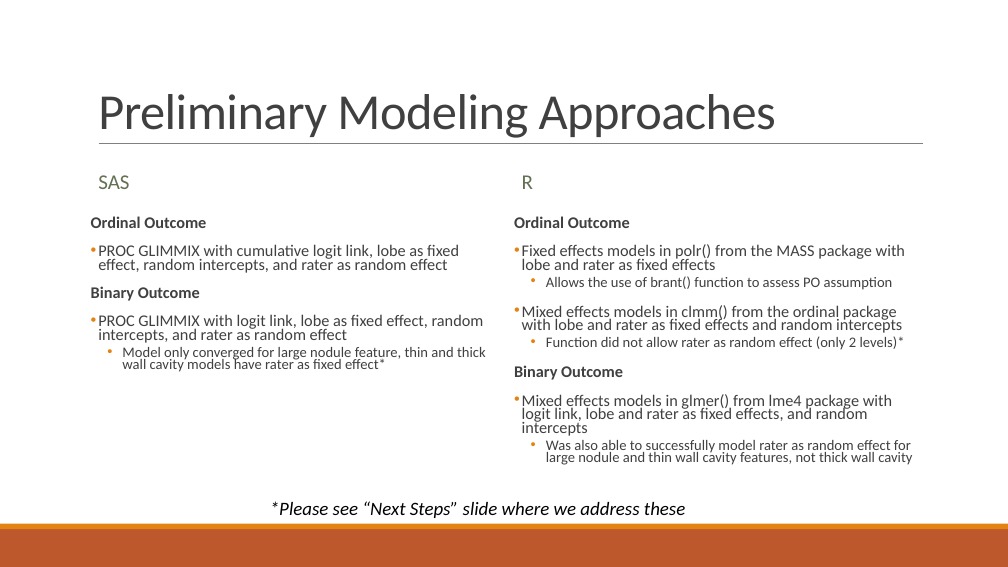
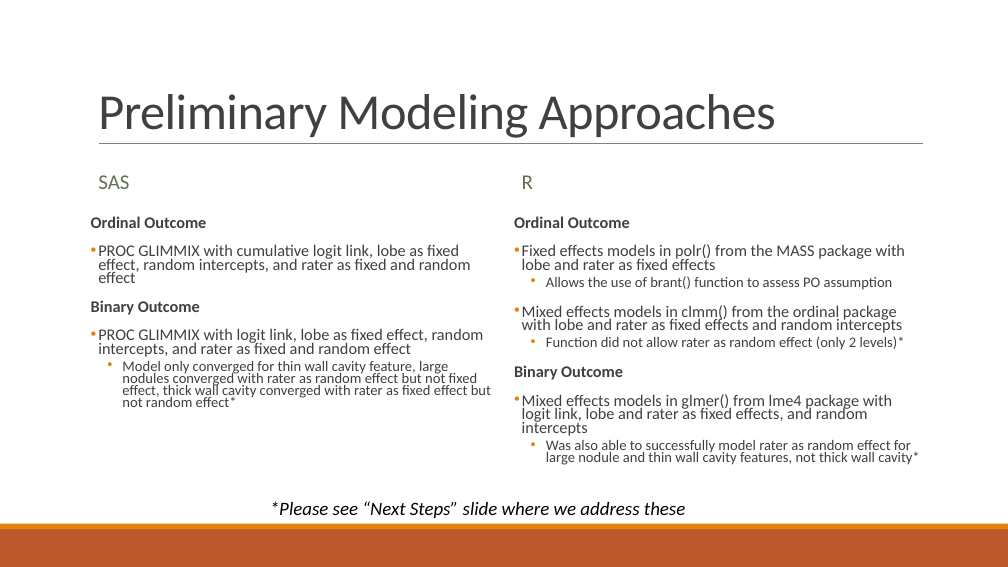
Before and after one commit to ebosko/BIOS-Thesis, a slide deck: slide 6 of Reports/Preliminary Findings PPT.pptx. Drawn at 1008x567 pixels with LibreOffice and Linux fonts; fonts in the diff are those of the drawing. Boxes give left, top, right and bottom in pixels: in the first picture for what was removed or moved away, otherwise in the second. Text is boxed around its words. In the diff, an @@ line names an element or a change of style, - is before the commit and + after.

```diff
--- a/Reports/Preliminary Findings PPT.pptx
+++ b/Reports/Preliminary Findings PPT.pptx
@@ text at box(98, 244, 471, 283): text changed @@
-• PROC GLIMMIX with cumulative logit link, lobe as fixed effect, random intercepts, and rater as random effect
+• PROC GLIMMIX with cumulative logit link, lobe as fixed effect, random intercepts, and rater as fixed and random effect
@@ text at box(98, 328, 491, 407): text changed @@
-• PROC GLIMMIX with logit link, lobe as fixed effect, random intercepts, and rater as random effect
-  • Model only converged for large nodule feature, thin and thick wall cavity models have rater as fixed effect*
+• PROC GLIMMIX with logit link, lobe as fixed effect, random intercepts, and rater as fixed and random effect
+  • Model only converged for thin wall cavity feature, large nodules converged with rater as random effect but not fixed effect, thick wall cavity converged with rater as fixed effect but not random effect*
@@ text at box(546, 440, 919, 465): text changed @@
-  • Was also able to successfully model rater as random effect for large nodule and thin wall cavity features, not thick wall cavity
+  • Was also able to successfully model rater as random effect for large nodule and thin wall cavity features, not thick wall cavity*
```
Also in this commit, not shown: 4 other slides changed, 21 other files.
